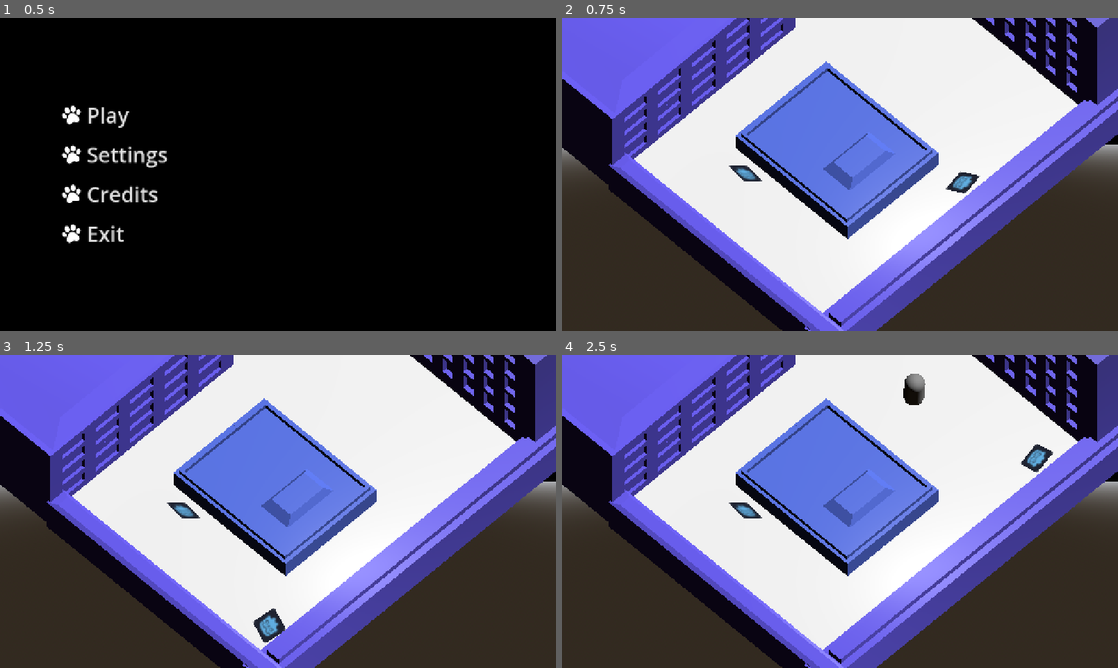
Above: before the commit, frames 1-4 (two rows, left to right).
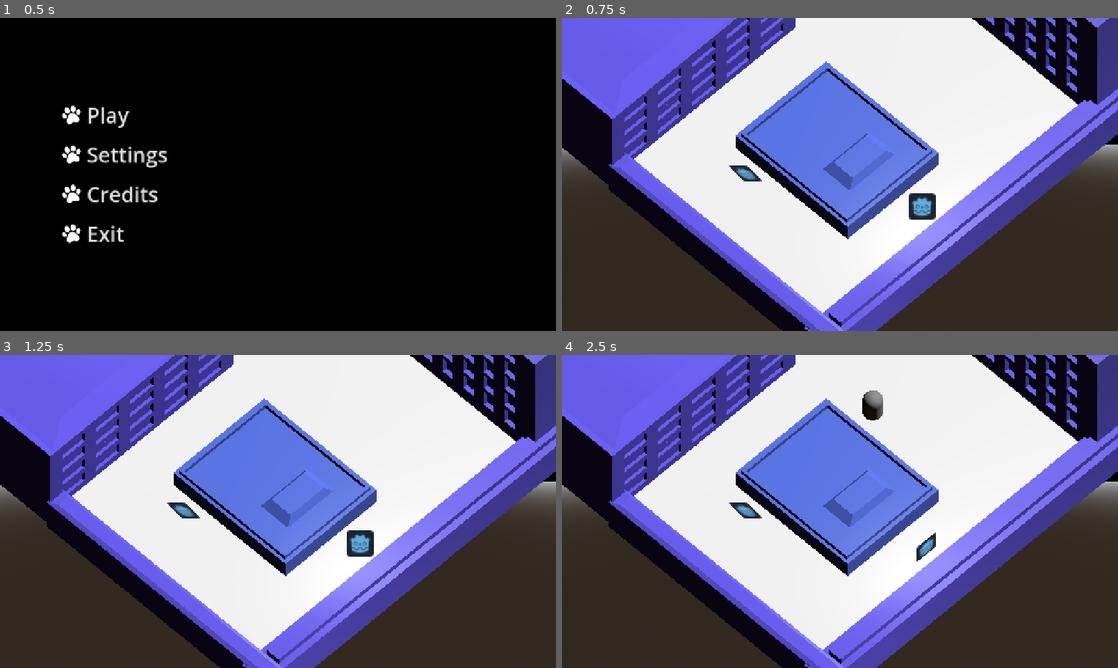
Above: after the commit, the same moments.

Repository: WeronikaKowalkowska/dnsgamejam
Game: Godot game, scene res://scenes/menu.tscn
The game is run twice, just before and just after one commit, with the same random seed, the same clock (stepped at 60 frames per second) and the same inputs.
Inputs (mouse positions are in pixels of both pictures, inside the frame that each line leads up to):
- Up to frame 1 (0.5 s): no input
- Up to frame 2 (0.75 s): click "Play" at 0.5 s
- Up to frame 3 (1.25 s): no input
- Up to frame 4 (2.5 s): tap Enter (ui_accept) at 1.25, 1.52 s; move the mouse to (962, 495) at 1.27 s; hold D (move_right) 1.28-2 s; click (962, 495) at 1.42 s; drag from (728, 527) to (812, 574) at 2.02 s

Frame 1 is identical in both runs. In frame 2, 0.7% of the frame differs, in the area x 62-76%, y 48-65%; in frame 3, 0.8%; in frame 4, 1.1%, in the area x 54-89%, y 6-66%.

Commit message:
working cat movement

Diff:
--- a/scenes/main.tscn
+++ b/scenes/main.tscn
@@ -74,23 +74,16 @@
 projection = 1
 size = 15.0
 
-[node name="KotRigidBody3D" type="RigidBody3D" parent="." unique_id=1764808739 groups=["catAlive"]]
+[node name="KotCharacterBody3D" type="CharacterBody3D" parent="." unique_id=644475014 groups=["catAlive"]]
 transform = Transform3D(0.70710677, -0.5770964, 0.40860704, 0, 0.5778576, 0.8161376, -0.70710677, -0.5770964, 0.40860704, 9.03474, 0.5773463, 2.3115363)
 axis_lock_linear_y = true
-gravity_scale = 0.0
 script = ExtResource("2_choun")
 
-[node name="CharacterBody3D" type="CharacterBody3D" parent="KotRigidBody3D" unique_id=1079881096]
-
-[node name="CollisionShape3D" type="CollisionShape3D" parent="KotRigidBody3D/CharacterBody3D" unique_id=1055128963]
+[node name="CollisionShape3D" type="CollisionShape3D" parent="KotCharacterBody3D" unique_id=1382275718]
 transform = Transform3D(1, 0, 0, 0, 1, 1.1920929e-07, 0, 0, 1.0000004, 0, 0, 0)
 shape = SubResource("SphereShape3D_15n48")
 
-[node name="CollisionShape3D" type="CollisionShape3D" parent="KotRigidBody3D" unique_id=1382275718]
-transform = Transform3D(1, 0, 0, 0, 1, 1.1920929e-07, 0, 0, 1.0000004, 0, 0, 0)
-shape = SubResource("SphereShape3D_15n48")
-
-[node name="Sprite3D" type="Sprite3D" parent="KotRigidBody3D" unique_id=2095031919]
+[node name="Sprite3D" type="Sprite3D" parent="KotCharacterBody3D" unique_id=2095031919]
 transform = Transform3D(1, 0, 0, 0, 1, 1.1920929e-07, 0, 0, 1.0000004, 0, 0, 0)
 texture = ExtResource("1_o5qli")
 
--- a/scripts/player.gd
+++ b/scripts/player.gd
@@ -1,31 +1,44 @@
-extends RigidBody3D
+extends CharacterBody3D
 
 # Prędkość gracza
 @export var speed = 2
 
-func _integrate_forces(state):
+# Przyspieszenie grawitacyjne
+@export var fall_acceleration = 75
+
+# Wektor (x,y,z) przechowujacy speed i direction
+var target_velocity = Vector3.ZERO
+
+func _physics_process(delta):
 	# Kierunek
 	var direction = Vector3.ZERO
 
 	# Wykrywanie nacisniecia przycisku
 	if Input.is_action_pressed("move_back"):
 		direction.z += 1
+		print("back")
 	if Input.is_action_pressed("move_forward"):
 		direction.z -= 1
+		print("forward")
 	if Input.is_action_pressed("move_left"):
 		direction.x -= 1
+		print("left")
 	if Input.is_action_pressed("move_right"):
 		direction.x += 1
+		print("right")
 
 	if direction != Vector3.ZERO:
-		direction = direction.normalized() #Gracz nie bedzie przyspieszał idąc po przekatnej
-		state.linear_velocity = Vector3(direction.x * speed, state.linear_velocity.y, direction.z * speed)
-	else:
-		state.linear_velocity = Vector3(0, state.linear_velocity.y, 0)
+		direction = direction.normalized() # Gracz nie bedzie przyspieszał idąc po przekatnej
+		basis = Basis.looking_at(direction) # Zakładam, że Pivot jest dzieckiem CharacterBody3D
 
-	var current_velocity = state.linear_velocity
+	# Obliczanie predkosci gracza
+	target_velocity.x = direction.x * speed
+	target_velocity.z = direction.z * speed
 
-	current_velocity.x = direction.x * speed
-	current_velocity.z = direction.z * speed
+	# Grawitacja
+	if not is_on_floor():
+		target_velocity.y = target_velocity.y - (fall_acceleration * delta)
 
-	state.linear_velocity = current_velocity
+	# Poruszanie graczem
+	velocity = target_velocity
+	move_and_slide()
